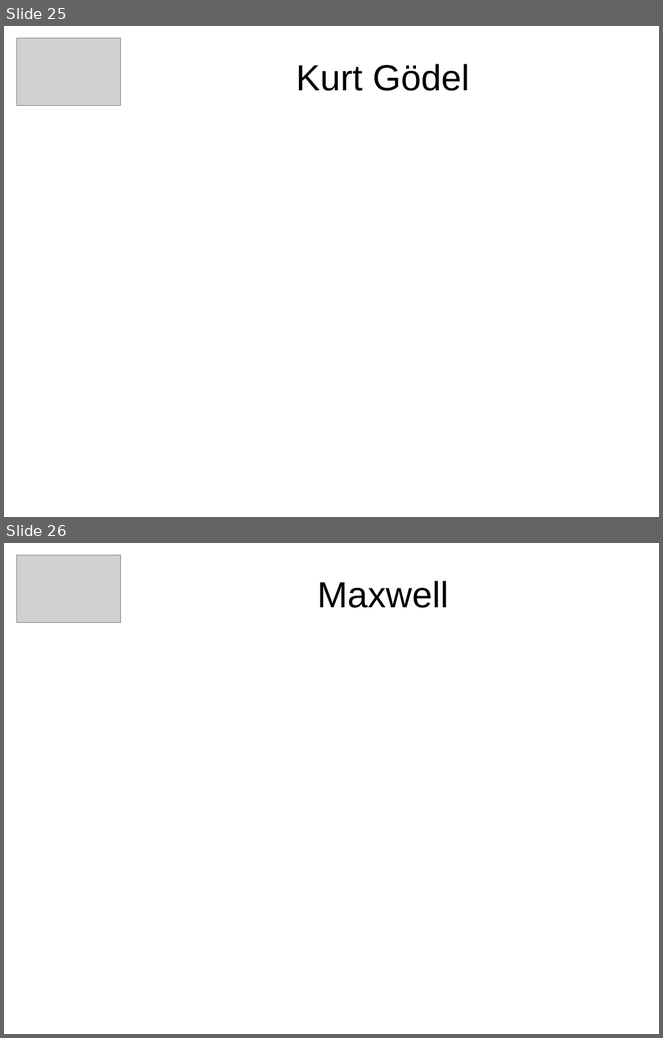
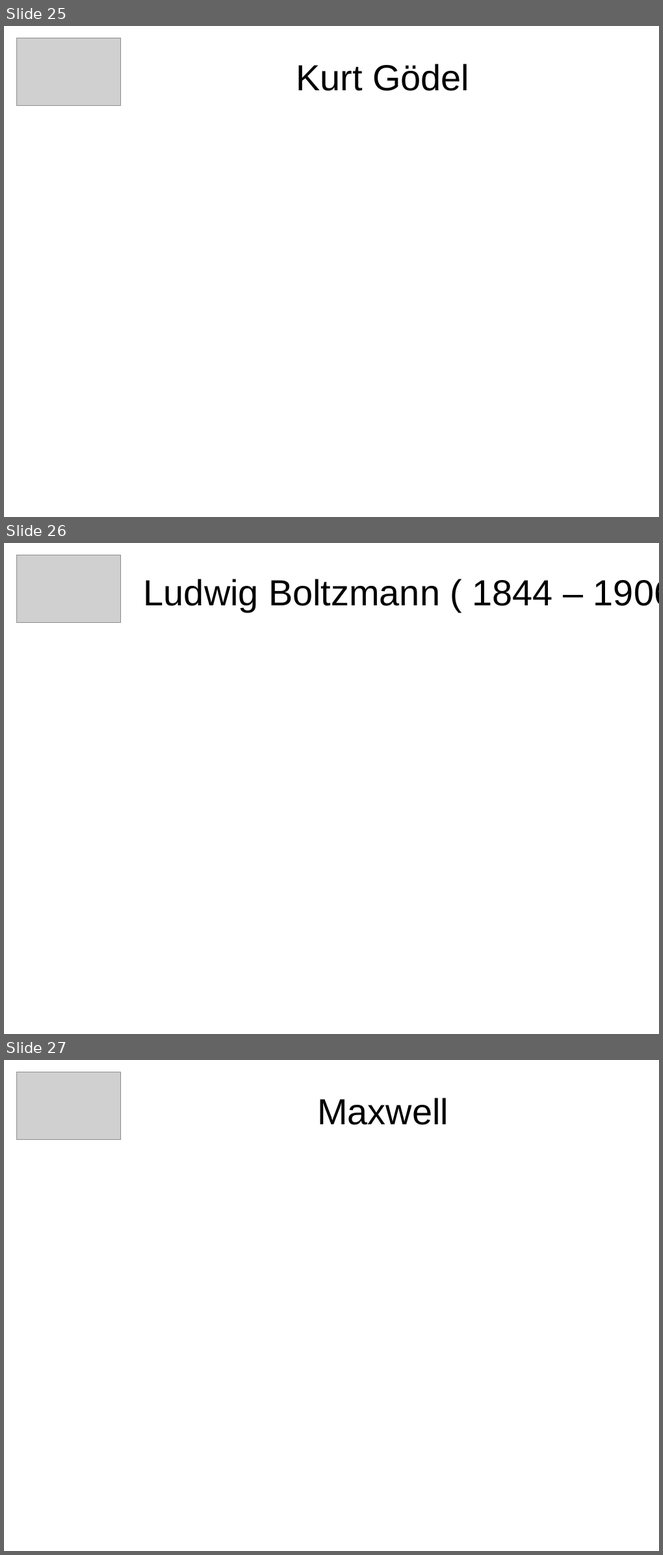
Before and after one commit to ohioh/IntroductionQuantumComputing, a slide deck: EinführungQuantumBasics.odp. Shown one above the other, each under a label of ours: slides 25 and 26 before the commit, slides 25, 26 and 27 after it. The pictures are 663x1038 and 663x1555 pixels, drawn with LibreOffice and Linux fonts; fonts in the diff are those of the drawing; grey boxes stand for pictures. Boxes give left, top, right and bottom in pixels: in the first picture for what was removed or moved away, otherwise in the second. Text is boxed around its words. In the diff, an @@ line names an element or a change of style, - is before the commit and + after.

```diff
--- a/EinführungQuantumBasics.odp
+++ b/EinführungQuantumBasics.odp
@@ slide 26 added at [4, 543, 659, 1034], background #FFFFFF @@
@@ picture added at [16, 555, 121, 623] @@
@@ title added at [144, 579, 659, 611], 44 pt, text #000000 @@
+Ludwig Boltzmann ( 1844 – 1906 )
@@ what was slide 26 is now slide 27 @@
```
Also in this commit, not shown: 4 other files.
